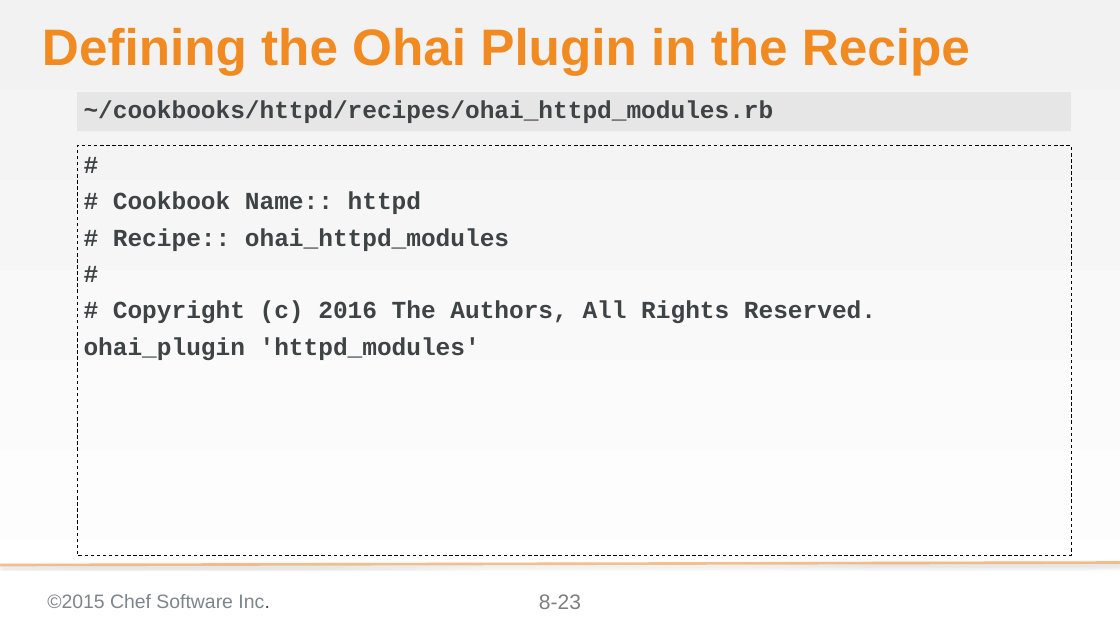
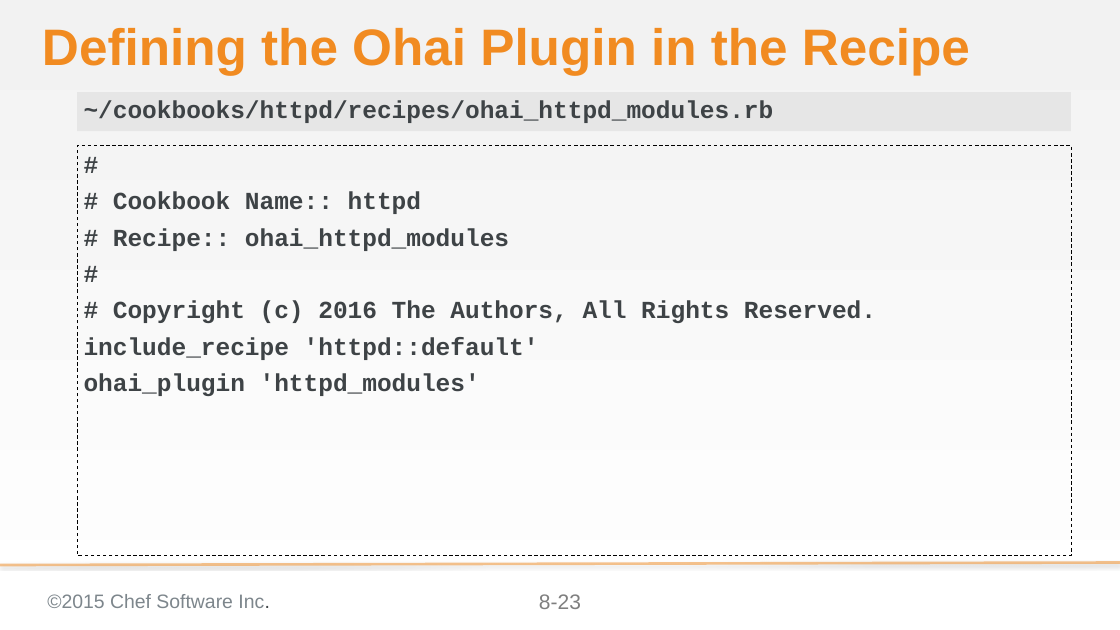
Before and after one commit to chef-training/extending_cookbooks, a slide deck: slide 23 of 08-creating_ohai_plugins.pptx. Drawn at 1120x630 pixels with LibreOffice and Linux fonts; fonts in the diff are those of the drawing; background and template pictures are left out. Boxes give left, top, right and bottom in pixels: in the first picture for what was removed or moved away, otherwise in the second. Text is boxed around its words. In the diff, an @@ line names an element or a change of style, - is before the commit and + after.

```diff
--- a/08-creating_ohai_plugins.pptx
+++ b/08-creating_ohai_plugins.pptx
@@ text at bbox=[84, 337, 539, 360]: paragraph added @@
+include_recipe 'httpd::default'
```
Also in this commit, not shown: 2 other slides changed.
